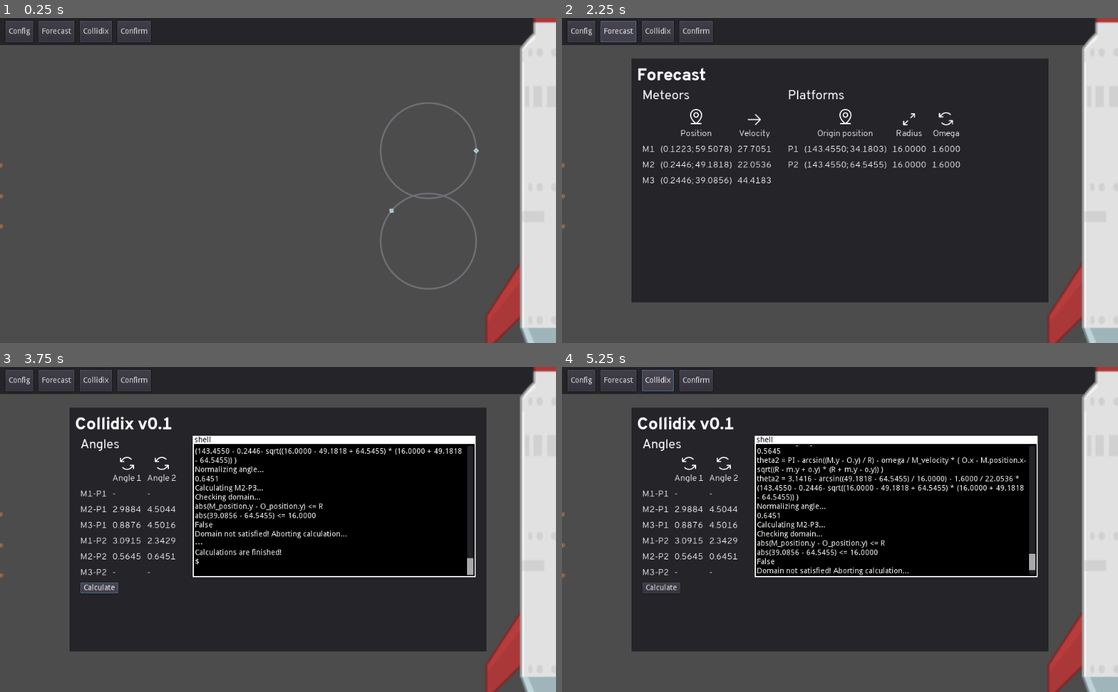
Above: before the commit, frames 1-4 (two rows, left to right).
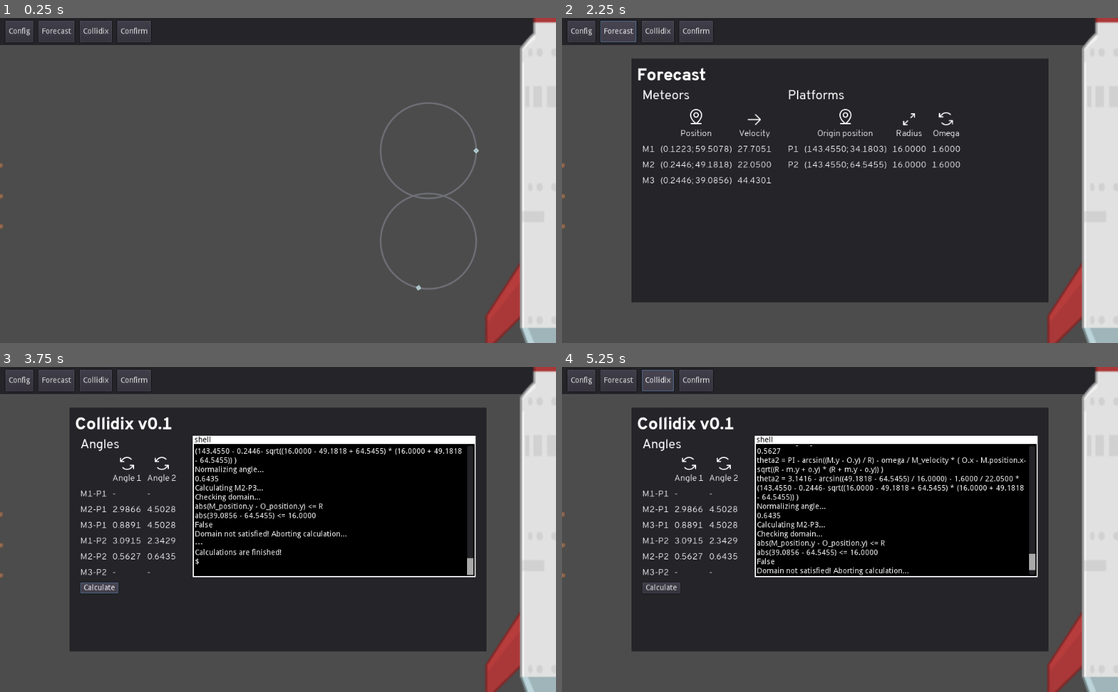
Above: after the commit, the same moments.

Repository: DrgnInventor/celestiarc
Game: Godot game, scene res://scenes/Levels/Level4.tscn
The game is run twice, just before and just after one commit, with the same random seed, the same clock (stepped at 60 frames per second) and the same inputs. This scene is started directly instead of the project's main scene. The engine's default icon, where the game draws it, is replaced by a stand-in: a white triangle on a blue panel in a dark square.
Inputs:
- Up to frame 1 (0.25 s): no input
- Up to frame 2 (2.25 s): click "Confirm" at 0.5 s; click "Confirm" at 1.25 s; click "Forecast" at 2 s
- Up to frame 3 (3.75 s): click "Collidix" at 2.75 s; click "Calculate" at 3.5 s
- Up to frame 4 (5.25 s): click "Forecast" at 4.25 s; click "Collidix" at 5 s

The runs differ from the first frame. In frame 1, less than 0.1% of the frame differs, in the area x 70-76%, y 58-84%; in frame 2, less than 0.1%; in frame 3, 0.1%; in frame 4, 0.2%, in the area x 23-82%, y 25-60%.

Commit message:
precision for lvl4

Diff:
--- a/scenes/Levels/Level4.tscn
+++ b/scenes/Levels/Level4.tscn
@@ -8,7 +8,7 @@
 position = Vector2( 1022.85, 296.665 )
 
 [node name="RotatingPlatform" parent="RotatingPlatforms" index="0"]
-position = Vector2( 789, 412.008 )
+position = Vector2( 789.003, 412.008 )
 radius = 16.0
 rotational_velocity = 1.6
 canon_coord = Vector2( 143.455, 34.1803 )
@@ -26,10 +26,10 @@
 
 [node name="Meteor2" parent="Meteors" index="1"]
 position = Vector2( 1.3454, 329.5 )
-velocity = 22.0536
+velocity = 22.05
 canon_coord = Vector2( 0.244618, 49.1818 )
 
 [node name="Meteor3" parent="Meteors" index="2"]
 position = Vector2( 1.3454, 385.029 )
-velocity = 44.4183
+velocity = 44.4301
 canon_coord = Vector2( 0.244618, 39.0856 )
--- a/scripts/BaseLevel.gd
+++ b/scripts/BaseLevel.gd
@@ -42,9 +42,9 @@
 	collidix_overlay.gen_table(current_meteors, current_platforms)
 	forecast_overlay.gen_tables(current_meteors, current_platforms)
 
-	var m = current_meteors[0] # Meteor whose velocity I want to change
+	var m = current_meteors[1] # Meteor whose velocity I want to change
 	var p = current_platforms[0] # Platform on which meteor will collide
-	var theta = 2.4488 # the rotational_offset I want to get
+	var theta = 4.5044 # the rotational_offset I want to get
 	print("meteor name: ", m.name)
 	print("platform name: ", p.name)
 	p.rotational_offset = theta
